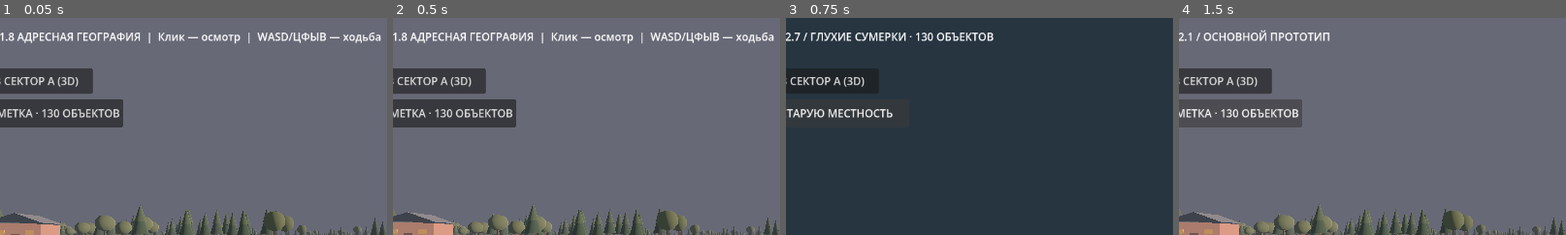
Above: before the commit, frames 1-4 (left to right).
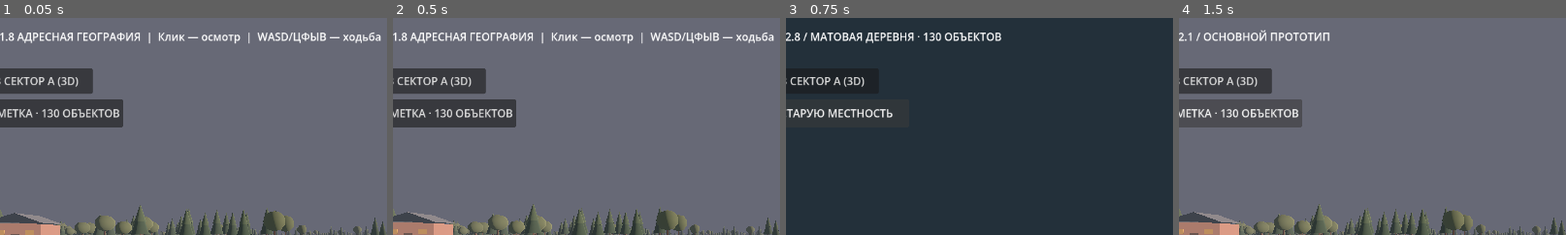
Above: after the commit, the same moments.

Repository: blacklambcult/chernozerye
Game: Godot game, scene res://main.tscn
The game is run twice, just before and just after one commit, with the same random seed, the same clock (stepped at 60 frames per second) and the same inputs.
Inputs:
- Up to frame 1 (0.05 s): no input
- Up to frame 2 (0.5 s): no input
- Up to frame 3 (0.75 s): click "РУЧНАЯ РАЗМЕТКА · 130 ОБЪЕКТОВ" at 0.5 s
- Up to frame 4 (1.5 s): click "ВЕРНУТЬ СТАРУЮ МЕСТНОСТЬ" at 1.25 s
The pictures show only the part of the screen within x 11-61%, y 0-50%; the shares and areas given below are measured in that part.

Frames 1-2 are identical in both runs. In frame 3, 1.4% of the frame differs, in the area x 2-56%, y 6-12%; in frame 4, nothing differs.

Commit message:
render: lock non-metallic matte materials and reduce blue-hour ambient and fog glare

Diff:
--- a/godot/world.gd
+++ b/godot/world.gd
@@ -64,6 +64,11 @@
     m.albedo_color = color
     m.roughness = 1.0
     m.specular = 0.0
+    m.metallic = 0.0
+    m.clearcoat_enabled = false
+    m.rim_enabled = false
+    m.anisotropy_enabled = false
+    m.emission_enabled = false
     return m
 
 func _create_ground() -> void:
@@ -556,13 +561,13 @@
         _night_environment.background_color = Color("#17232f") if manual_mode else Color("#575b69")
         _night_environment.ambient_light_source = Environment.AMBIENT_SOURCE_COLOR
         _night_environment.ambient_light_color = Color("#8797a2") if manual_mode else Color("#b0a9a4")
-        _night_environment.ambient_light_energy = 0.46 if manual_mode else 0.82
+        _night_environment.ambient_light_energy = 0.40 if manual_mode else 0.82
         _night_environment.reflected_light_source = Environment.REFLECTION_SOURCE_DISABLED if manual_mode else Environment.REFLECTION_SOURCE_BG
         _night_environment.glow_enabled = false
         _night_environment.fog_enabled = true
         _night_environment.fog_mode = Environment.FOG_MODE_DEPTH if manual_mode else Environment.FOG_MODE_EXPONENTIAL
         _night_environment.fog_light_color = Color("#2b3a46") if manual_mode else Color("#676976")
-        _night_environment.fog_light_energy = 0.85 if manual_mode else 1.0
+        _night_environment.fog_light_energy = 0.70 if manual_mode else 1.0
         _night_environment.fog_sun_scatter = 0.0
         _night_environment.fog_aerial_perspective = 0.0
         _night_environment.fog_density = 0.88 if manual_mode else 0.0018
@@ -572,10 +577,12 @@
         _night_environment.fog_height = 0.8 if manual_mode else 0.0
         _night_environment.fog_height_density = 0.017 if manual_mode else 0.0
     if _sun_light != null:
-        _sun_light.light_energy = 0.42 if manual_mode else 1.05
+        _sun_light.light_energy = 0.37 if manual_mode else 1.05
         _sun_light.light_color = Color("#94a4b2") if manual_mode else Color("#f0b69a")
         # The shadow map produced hard triangular streaks across the road and low-poly trees.
         _sun_light.shadow_enabled = not manual_mode
+    if manual_mode:
+        print("MANUAL_MATTE_READY: no specular, no glow, softened textures and lights")
     print("MANUAL_NIGHT_READY: ", manual_mode,
         " fog=", _night_environment.fog_mode if _night_environment != null else "MISSING_ENV",
         " glow=", _night_environment.glow_enabled if _night_environment != null else "MISSING_ENV",
@@ -588,7 +595,7 @@
         if control != null:
             control.visible = not manual_mode
     if is_instance_valid(_status_label):
-        _status_label.text = "ЧЕРНОЗЁРЬЕ 2.7 / ГЛУХИЕ СУМЕРКИ · 130 ОБЪЕКТОВ" if manual_mode else "ЧЕРНОЗЁРЬЕ 2.1 / ОСНОВНОЙ ПРОТОТИП"
+        _status_label.text = "ЧЕРНОЗЁРЬЕ 2.8 / МАТОВАЯ ДЕРЕВНЯ · 130 ОБЪЕКТОВ" if manual_mode else "ЧЕРНОЗЁРЬЕ 2.1 / ОСНОВНОЙ ПРОТОТИП"
     var character := get_node_or_null("Player") as CharacterBody3D
     if character != null:
         character.velocity = Vector3.ZERO
